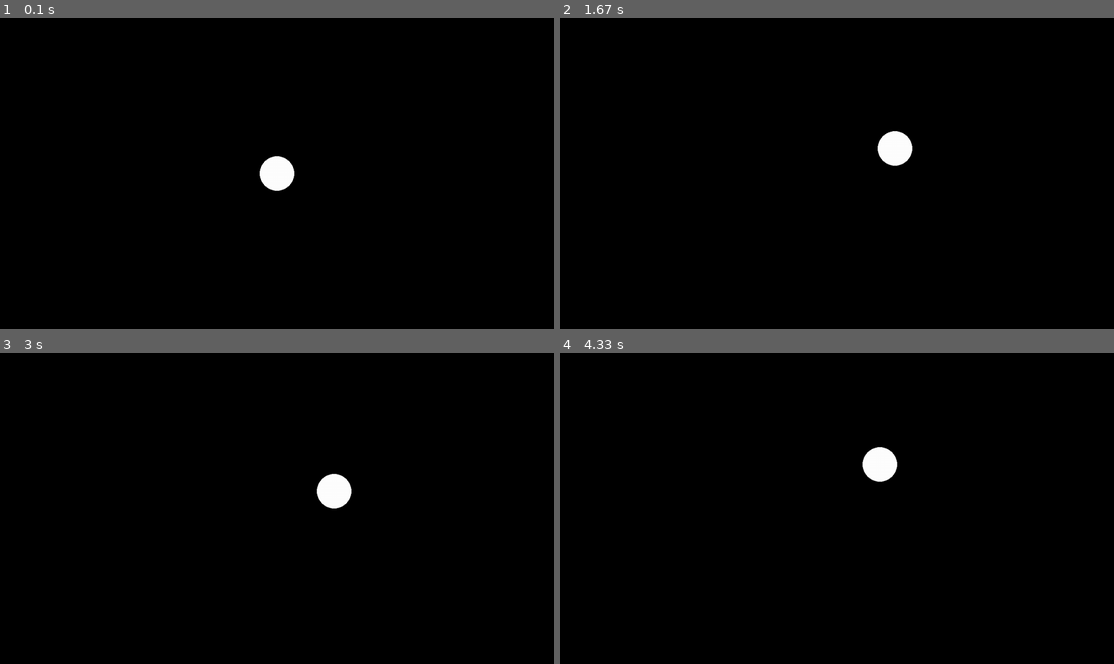
Above: before the commit, frames 1-4 (two rows, left to right).
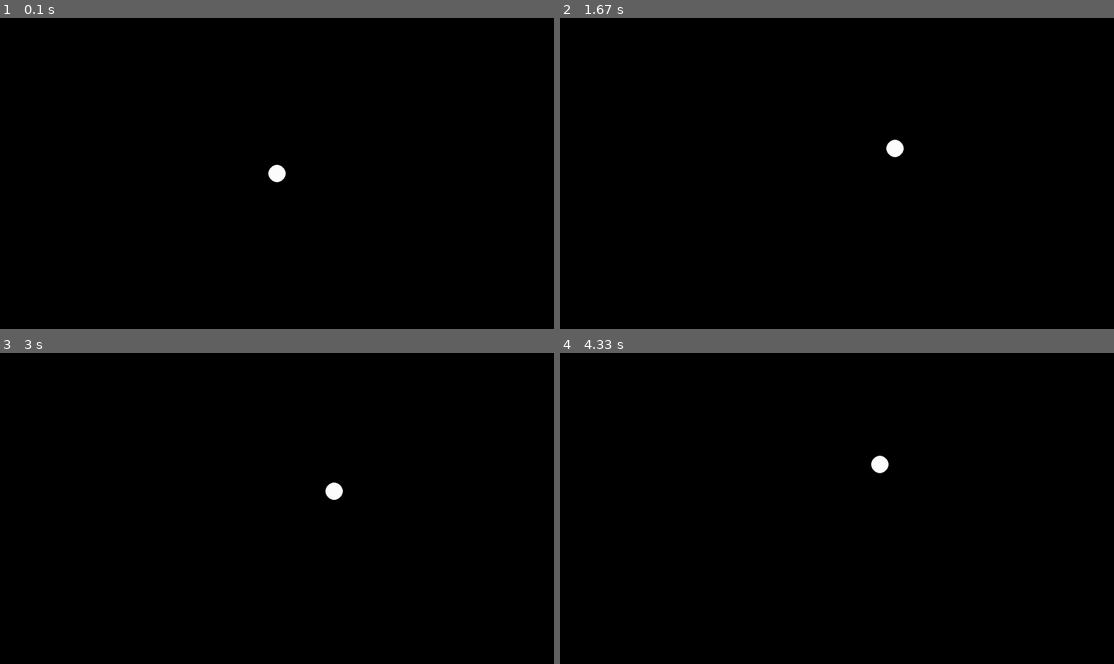
Above: after the commit, the same moments.

Repository: hen43/pygame
Game: pygame game, started from game.py
Two runs of this game, one before a commit and one after it. Both use one fixed random seed, a clock stepped at 60 frames per second and the inputs below.
Inputs:
- Up to frame 1 (0.1 s): no input
- Up to frame 2 (1.67 s): tap Space at 0.33 s; hold D 0.67-1.13 s; hold W 1.17-1.47 s; hold D from 1.5 s (still down)
- Up to frame 3 (3 s): release D at 1.97 s; hold A 2-2.53 s; hold S 2.57-2.87 s; hold A from 2.9 s (still down)
- Up to frame 4 (4.33 s): release A at 3.3 s; hold W 3.33-3.7 s; hold D from 3.73 s (still down)

The runs differ from the first frame. In frame 1, 0.4% of the frame differs, in the area x 46-54%, y 44-56%; in frame 2, 0.4%; in frame 3, 0.4%; in frame 4, 0.4%.

Commit message:
epic space bar

Diff:
--- a/game.py
+++ b/game.py
@@ -28,7 +28,7 @@
 
     screen.fill(p.Color(round(f), round(f), round(f)))
 
-    p.draw.circle(screen, (p.Color(round(255 - f), round(255 - f), round(255 - f))), player, 40)
+    p.draw.circle(screen, (p.Color(round(255 - f), round(255 - f), round(255 - f))), player, 20)
 
     keys = p.key.get_pressed()
 
@@ -37,6 +37,11 @@
 
     yv += (keys[p.K_w] - keys[p.K_s]) * 15 * dt
     xv += (keys[p.K_a] - keys[p.K_d]) * 15 * dt
+
+    if keys[p.K_SPACE]:
+        f += (255 - f)/25
+    else:
+        f += (0 - f)/25
 
     player.y -= yv
     player.x -= xv
